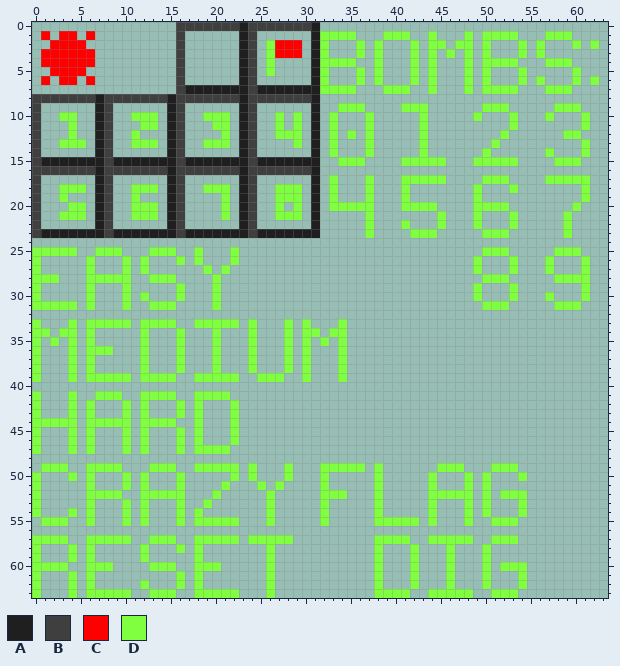
Two states of a pixel-art sprite, atlas.png. That is the earlier state.
The file is 64x64 pixels.
Palette (. is transparent): A #1f1f1f  B #3f3f3f  C #ff0000  D #7fff3f
Pixels before (only the part around the change), first column x 25:
37 ...D.D...D.............................
38 ...D.D...D.............................
39 DDD..D...D.............................
40 .......................................
41 .......................................
42 .......................................
43 .......................................
44 .......................................
45 .......................................
46 .......................................
47 .......................................
48 .......................................
49 ...D...DDDDD.D......DDD...DDD..........
50 ...D...D.....D.....D...D.D...D.........
51 D.D....D.....D.....D...D.D.............
52 .D.....DDD...D.....DDDDD.D.DDD.........
53 .D.....D.....D.....D...D.D...D.........
54 .D.....D.....D.....D...D.D...D.........
55 .D.....D.....DDDDD.D...D..DDD..........
56 .......................................
57 DDDD.........DDDD..DDDDD..DDD..........
58 .D...........D...D...D...D.............
59 .D...........D...D...D...D.............
60 .D...........D...D...D...D.DDD.........
61 .D...........D...D...D...D...D.........
62 .D...........D...D...D...D...D.........
63 .D...........DDDD..DDDDD..DDD..........
Now the later version:
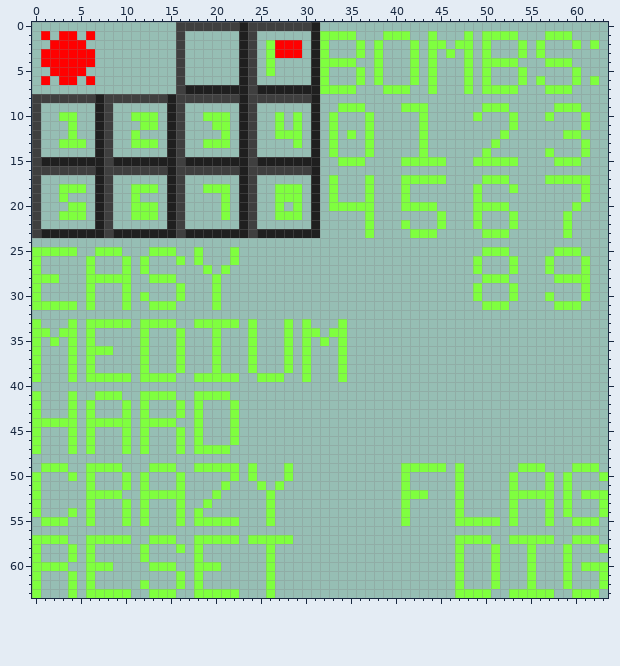
Changes in this commit:
y 49: x 32..36 DDDDD -> .....; x 38 D -> .; x 41..44 .... -> DDDD; x 46 D -> .; x 51..56 DDD... -> ...DDD; x 60..62 ... -> DDD
y 50: x 32 D -> .; x 38 D -> .; x 41 . -> D; x 44 D -> .; x 47..48 .D -> D.; x 50 D -> .; x 53..54 .D -> D.; x 57 . -> D; x 59 . -> D; x 63 . -> D
y 51: x 32 D -> .; x 38 D -> .; x 41 . -> D; x 44 D -> .; x 47..48 .D -> D.; x 50 D -> .; x 53 . -> D; x 57 . -> D; x 59 . -> D
y 52: x 32..34 DDD -> ...; x 38 D -> .; x 41..46 ...DDD -> DDD...; x 48 D -> .; x 50 D -> .; x 52 D -> .; x 55..57 ... -> DDD; x 59 . -> D; x 61..63 ... -> DDD
y 53..54: x 32 D -> .; x 38 D -> .; x 41 . -> D; x 44 D -> .; x 47..48 .D -> D.; x 50 D -> .; x 53..54 .D -> D.; x 57 . -> D; x 59 . -> D; x 63 . -> D
y 55: x 32 D -> .; x 38..40 DDD -> ...; x 42 D -> .; x 44 D -> .; x 47 . -> D; x 49..50 .. -> DD; x 52 D -> .; x 57 . -> D; x 60..62 ... -> DDD
y 57: x 38..41 DDDD -> ....; x 44..46 DDD -> ...; x 49..52 ..DD -> DD..; x 54..57 .... -> DDDD; x 60..62 ... -> DDD
y 58: x 38 D -> .; x 42 D -> .; x 46..47 D. -> .D; x 50..51 D. -> .D; x 55 . -> D; x 59 . -> D; x 63 . -> D
y 59: x 38 D -> .; x 42 D -> .; x 46..47 D. -> .D; x 50..51 D. -> .D; x 55 . -> D; x 59 . -> D
y 60: x 38 D -> .; x 42 D -> .; x 46..47 D. -> .D; x 50..55 D.DDD. -> .D...D; x 59 . -> D; x 61..63 ... -> DDD
y 61..62: x 38 D -> .; x 42 D -> .; x 46..47 D. -> .D; x 50..51 D. -> .D; x 54..55 D. -> .D; x 59 . -> D; x 63 . -> D
y 63: x 38..41 DDDD -> ....; x 44..46 DDD -> ...; x 49..52 ..DD -> DD..; x 54..57 .... -> DDDD; x 60..62 ... -> DDD
Pixel boxes of the changes (left, top, right, bottom) in both pictures:
changed: (320, 463, 608, 598)
